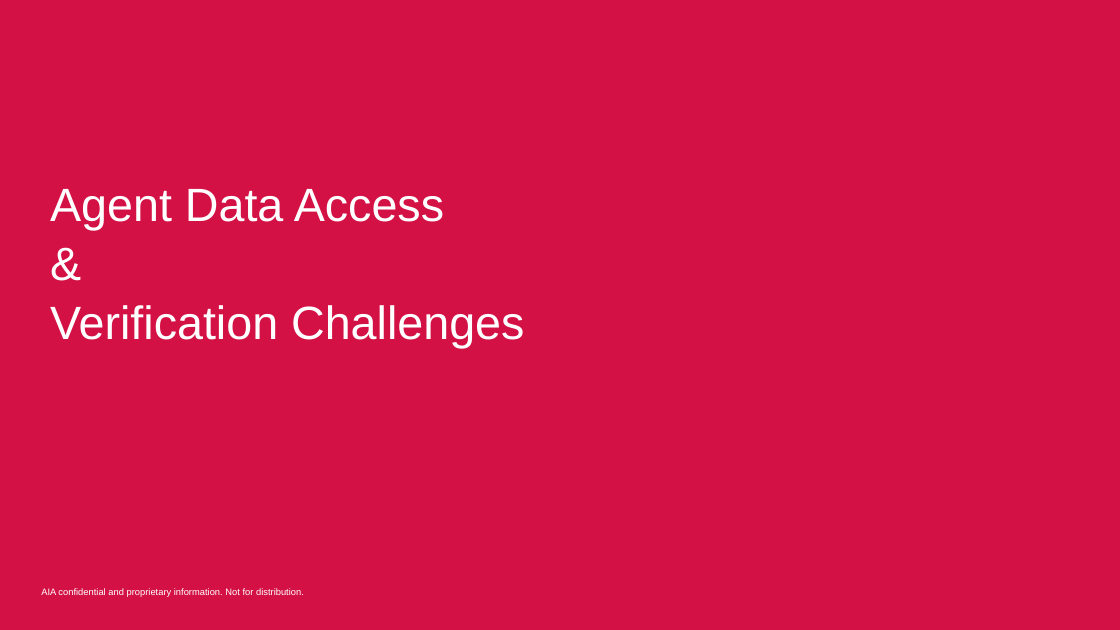
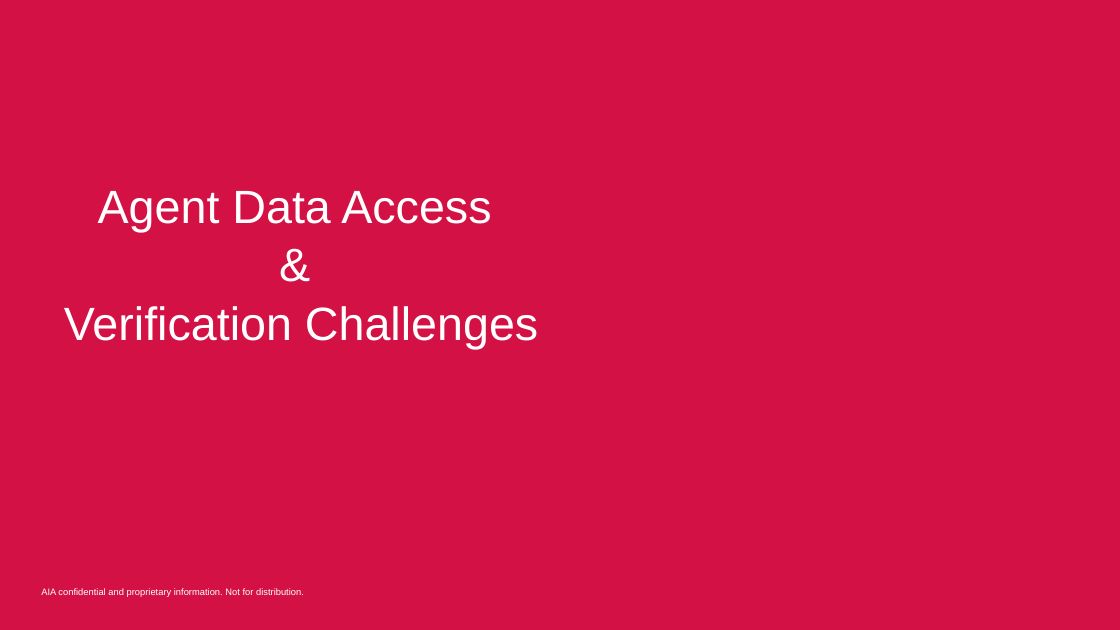
Before and after one commit to harrysokool/AIA-work, a slide deck: slide 1 of powerpoint/fetch_agent-draft.pptx. Drawn at 1120x630 pixels with LibreOffice and Linux fonts; fonts in the diff are those of the drawing; background and template pictures are left out. Boxes give left, top, right and bottom in pixels: in the first picture for what was removed or moved away, otherwise in the second. Text is boxed around its words. In the diff, an @@ line names an element or a change of style, - is before the commit and + after.

```diff
--- a/powerpoint/fetch_agent-draft.pptx
+++ b/powerpoint/fetch_agent-draft.pptx
@@ text "Agent Data Access": place and size @@
-text "Agent Data Access" at (50, 189, 524, 348)
+text "Agent Data Access" at (64, 191, 538, 349)
@@ text "Agent Data Access" at (64, 191, 538, 349): alignment left to centre @@
```
Also in this commit, not shown: 5 other slides changed, 3 slides added, 1 other file.
